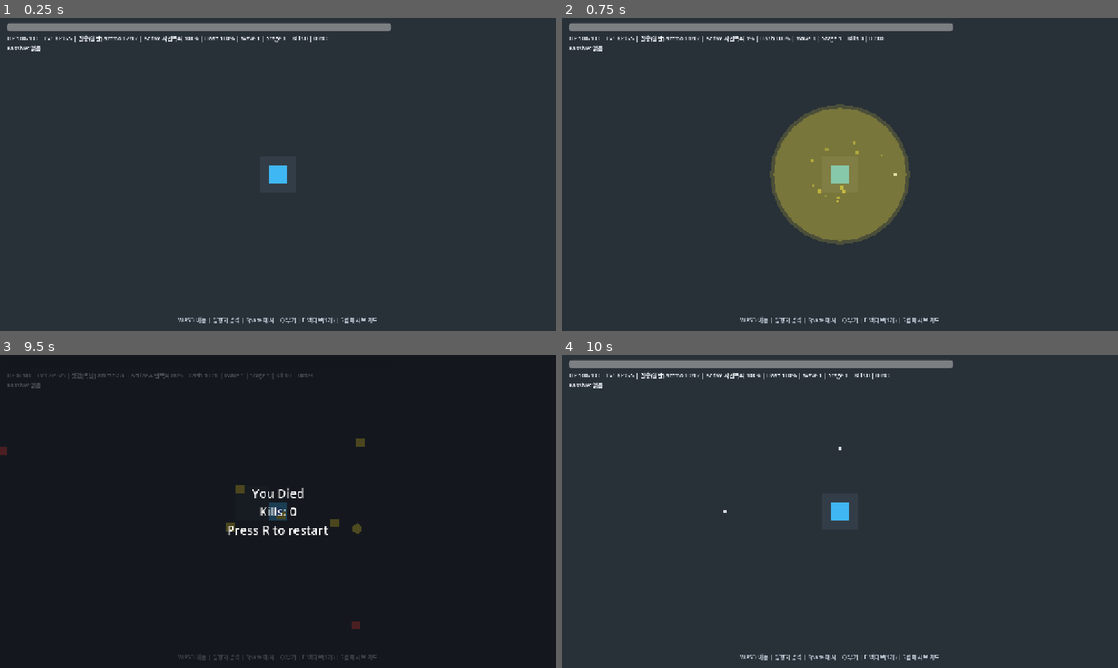
Above: before the commit, frames 1-4 (two rows, left to right).
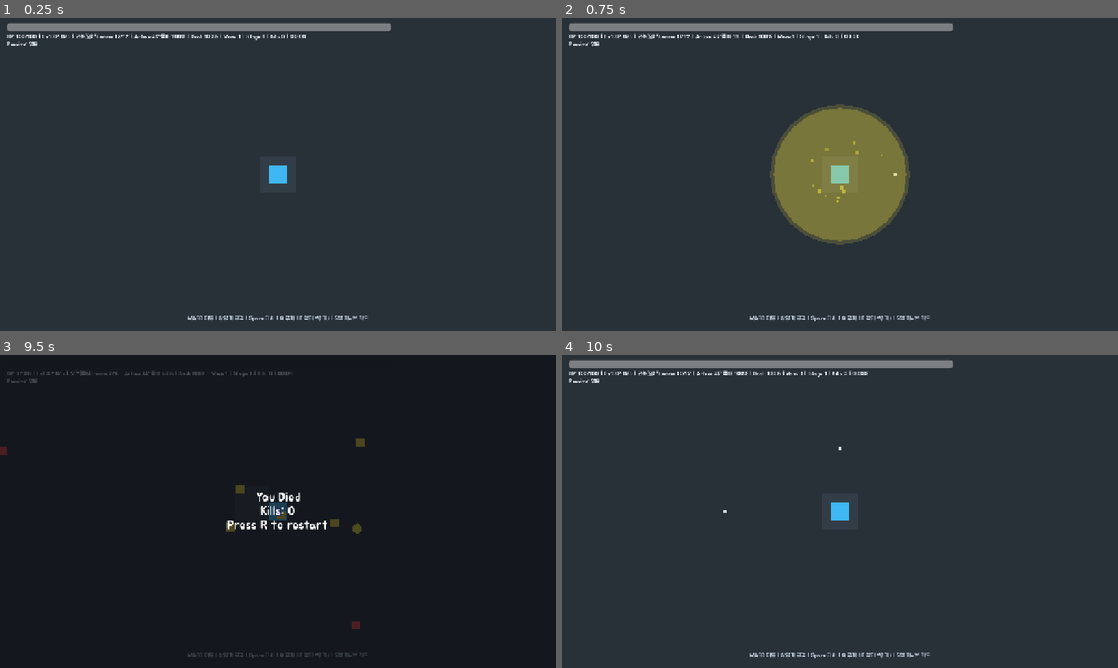
Above: after the commit, the same moments.

Repository: chw3021/survivor-arena
Game: Godot game, scene res://scenes/main.tscn
Same seed, same stepped clock (60 frames per second), same inputs: the game is played once before the commit and once after it.
Inputs (mouse positions are in pixels of both pictures, inside the frame that each line leads up to):
- Up to frame 1 (0.25 s): no input
- Up to frame 2 (0.75 s): tap Enter at 0.5 s; move the mouse to (962, 158) at 0.52 s; hold Right (attack_right) from 0.53 s (still down); tap E (active_item) at 0.6 s; click (962, 158) at 0.67 s
- Up to frame 3 (9.5 s): move the mouse to (166, 527) at 1.27 s; release Right (attack_right) at 1.28 s; hold Down (attack_down) 1.28-2.03 s; tap one key every 0.75 s from 1.35 s: Space (dash) Q (weapon_next) 1 2 3 R E (active_item) Space (dash) Q (weapon_next) 1 2; move the mouse to (333, 442) at 2.02 s; hold Right (attack_right) 2.03-2.78 s; move the mouse to (250, 574) at 2.77 s; hold Up (attack_up) 2.78-3.53 s; click (250, 574) at 2.92 s; move the mouse to (444, 558) at 3.52 s; hold Left (attack_left) 3.53-5.03 s; move the mouse to (111, 464) at 4.27 s; move the mouse to (305, 511) at 5.02 s; hold Down (attack_down) 5.03-5.78 s; click (305, 511) at 5.17 s; move the mouse to (194, 433) at 5.77 s; hold Right (attack_right) 5.78-6.53 s; move the mouse to (400, 495) at 6.52 s; hold Up (attack_up) 6.53-7.28 s; move the mouse to (166, 527) at 7.27 s; hold Right (attack_right) 7.28-8.03 s; click (166, 527) at 7.42 s; move the mouse to (333, 442) at 8.02 s; hold Down (attack_down) 8.03-8.78 s; move the mouse to (250, 574) at 8.77 s; hold Left (attack_left) from 8.78 s (still down)
- Up to frame 4 (10 s): tap R at 9.5 s; move the mouse to (1006, 558) at 9.52 s; release Left (attack_left) at 9.53 s; hold Up (attack_up) from 9.53 s (still down); tap 3 at 9.6 s; click (1006, 558) at 9.67 s

The runs differ from the first frame. In frame 1, 1.2% of the frame differs, in the area x 1-68%, y 4-98%; in frame 2, 1.1%; in frame 3, 1.5%, in the area x 1-68%, y 5-98%; in frame 4, 1.2%.

Commit message:
Fix broken Hangul by bundling a Korean UI font.
Use Jua as the project default font and apply it to HUD labels/cards so web builds render Korean glyphs.

Co-authored-by: Cursor <cursoragent@cursor.com>

Diff:
--- a/project.godot
+++ b/project.godot
@@ -26,6 +26,10 @@
 window/size/viewport_height=720
 window/stretch/mode="canvas_items"
 window/stretch/aspect="expand"
+
+[gui]
+
+theme/custom_font="res://fonts/Jua-Regular.ttf"
 
 [input]
 
--- a/scripts/hud.gd
+++ b/scripts/hud.gd
@@ -12,6 +12,7 @@
 var player: Node
 var _offer_ids: Array[String] = []
 var _card_buttons: Array[Button] = []
+var _ui_font: Font
 
 
 func setup(p: Node) -> void:
@@ -30,11 +31,23 @@
 
 func _ready() -> void:
 	process_mode = Node.PROCESS_MODE_ALWAYS
+	_apply_ui_font()
 	help_label.text = "WASD 이동 | 방향키 공격 | Space 대시 | Q 무기 | E 액티브(1개) | 5렙 패시브 카드"
 	overlay.visible = false
 	passive_select.visible = false
 	passive_title.text = "패시브 강화 — 카드 1개를 선택하세요 (1 / 2 / 3)"
 	_ensure_card_buttons()
+
+
+func _apply_ui_font() -> void:
+	# Web default font often lacks Hangul glyphs; force bundled KR font.
+	if ResourceLoader.exists("res://fonts/Jua-Regular.ttf"):
+		_ui_font = load("res://fonts/Jua-Regular.ttf")
+	if _ui_font == null:
+		return
+	for node in [info_label, help_label, overlay_label, passive_title]:
+		if node:
+			node.add_theme_font_override("font", _ui_font)
 
 
 func _ensure_card_buttons() -> void:
@@ -47,6 +60,9 @@
 		btn.clip_text = false
 		btn.autowrap_mode = TextServer.AUTOWRAP_WORD_SMART
 		btn.alignment = HORIZONTAL_ALIGNMENT_CENTER
+		if _ui_font:
+			btn.add_theme_font_override("font", _ui_font)
+			btn.add_theme_font_size_override("font_size", 16)
 		btn.pressed.connect(_on_card_pressed.bind(i))
 		card_row.add_child(btn)
 		_card_buttons.append(btn)
Binary file added: fonts/Jua-Regular.ttf
Not shown, added: fonts/Jua-Regular.ttf.import
